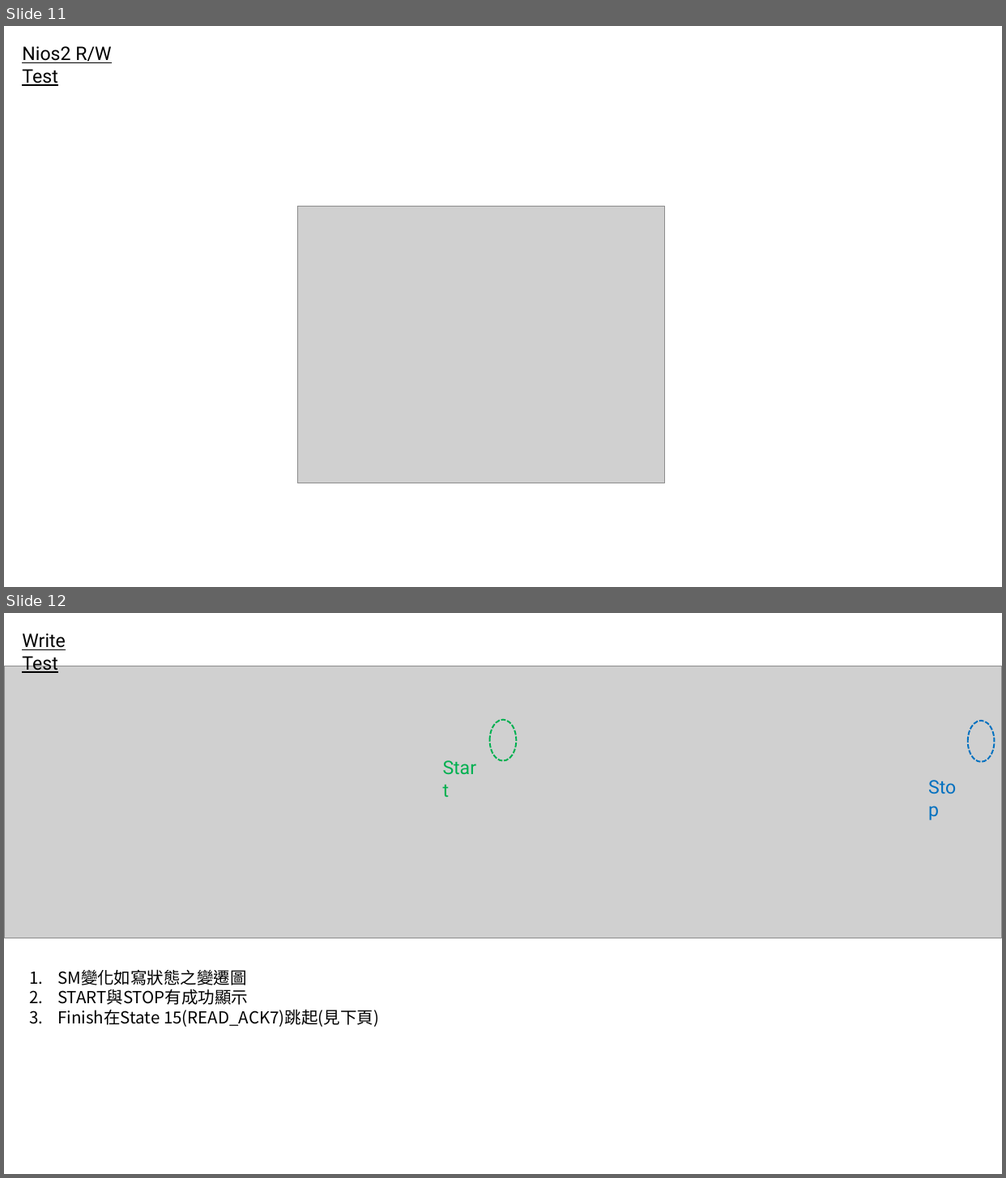
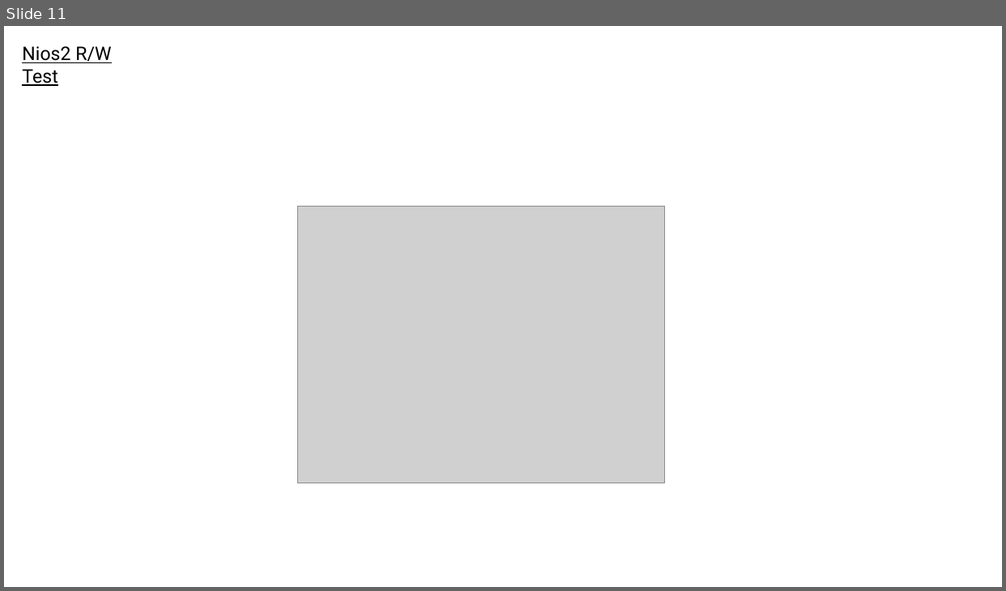
Before and after one commit to adamShiau/adamShiau_FPGA, a slide deck: intel_IP/IRIS/HW_IP/Interface/I2C/V1/I2C_ADXL357.pptx. Shown one above the other, each under a label of ours: slides 11 and 12 before the commit, slide 11 after it. The pictures are 1006x1178 and 1006x591 pixels, drawn with LibreOffice and Linux fonts; fonts in the diff are those of the drawing; grey boxes stand for pictures. Boxes give left, top, right and bottom in pixels: in the first picture for what was removed or moved away, otherwise in the second. Text is boxed around its words. In the diff, an @@ line names an element or a change of style, - is before the commit and + after.

```diff
--- a/intel_IP/IRIS/HW_IP/Interface/I2C/V1/I2C_ADXL357.pptx
+++ b/intel_IP/IRIS/HW_IP/Interface/I2C/V1/I2C_ADXL357.pptx
@@ slide 12 removed at <box>4,613,1002,1174</box>, background #FFFFFF @@
@@ text removed at <box>22,633,65,673</box> @@
-Write Test
@@ picture removed at <box>4,666,1002,939</box> @@
@@ ellipse removed at <box>490,720,516,761</box> @@
@@ ellipse removed at <box>968,721,995,762</box> @@
@@ text removed at <box>435,752,490,782</box> @@
-Start
@@ text removed at <box>921,772,974,802</box> @@
-Stop
@@ text removed at <box>57,969,379,1027</box> @@
-1. SM變化如寫狀態之變遷圖
-2. START與STOP有成功顯示
-3. Finish在State 15(READ_ACK7)跳起(見下頁)
```
Also in this commit, not shown: 12 slides added, 5 other slides removed, 20 other files.
